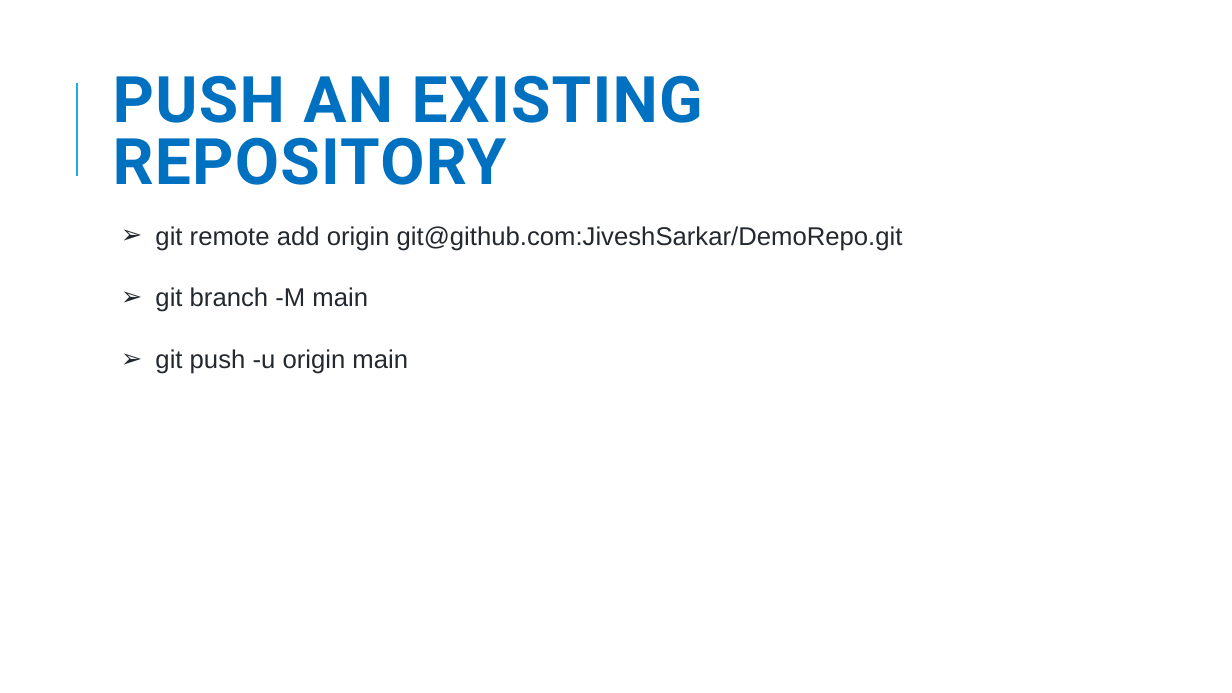
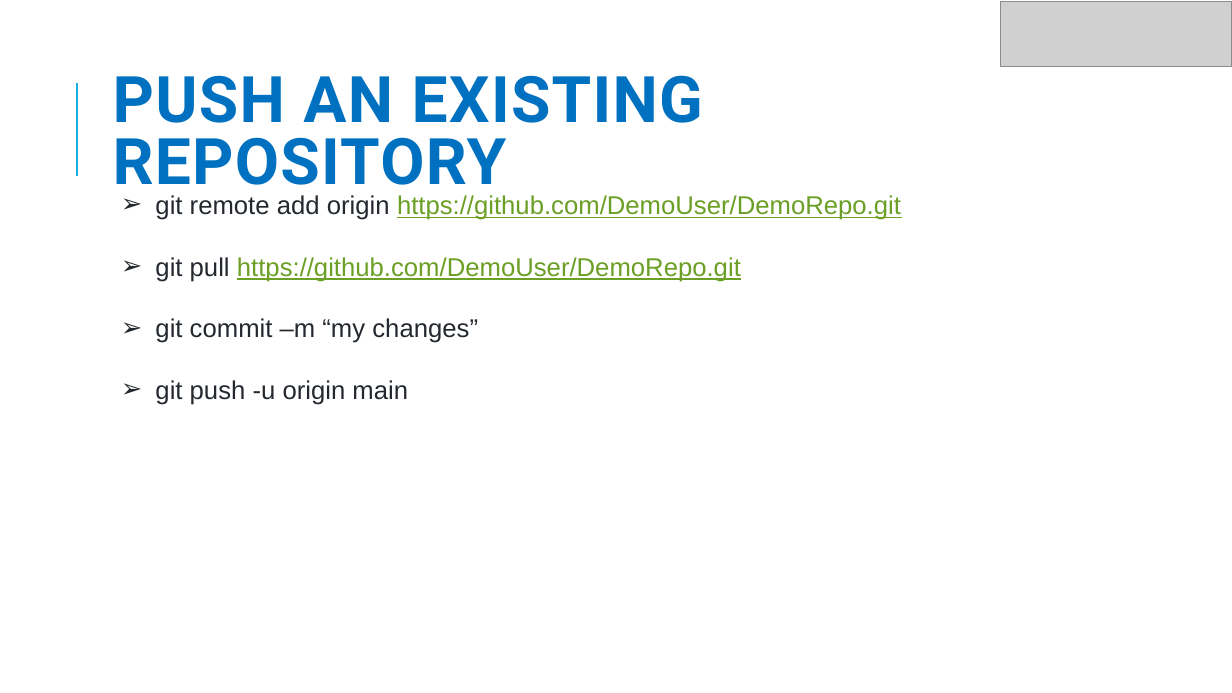
Before and after one commit to JiveshSarkar/DemoRepo, a slide deck: slide 13 of Presentation/Introduction to GIT.pptx. Drawn at 1232x693 pixels with LibreOffice and Linux fonts; fonts in the diff are those of the drawing; grey boxes stand for pictures. Boxes give left, top, right and bottom in pixels: in the first picture for what was removed or moved away, otherwise in the second. Text is boxed around its words. In the diff, an @@ line names an element or a change of style, - is before the commit and + after.

```diff
--- a/Presentation/Introduction to GIT.pptx
+++ b/Presentation/Introduction to GIT.pptx
@@ picture added at [1001, 1, 1232, 67] @@
@@ text "git remote add origin https://github.com/DemoUser/DemoRepo.g ...": place and size @@
-text "git remote add origin https://github.com/DemoUser/DemoRepo.g ..." at [155, 226, 903, 374]
+text "git remote add origin https://github.com/DemoUser/DemoRepo.g ..." at [155, 195, 901, 405]
@@ text at [155, 195, 901, 343]: text changed; text colour #24292F to #6B9F25 @@
-  ➢ git remote add origin git@github.com:JiveshSarkar/DemoRepo.git
-  ➢ git branch -M main
+  ➢ git remote add origin https://github.com/DemoUser/DemoRepo.git
+  ➢ git pull https://github.com/DemoUser/DemoRepo.git
+  ➢ git commit –m “my changes”
```
Also in this commit, not shown: 10 other slides changed, 2 slides added, 1 slide removed.
